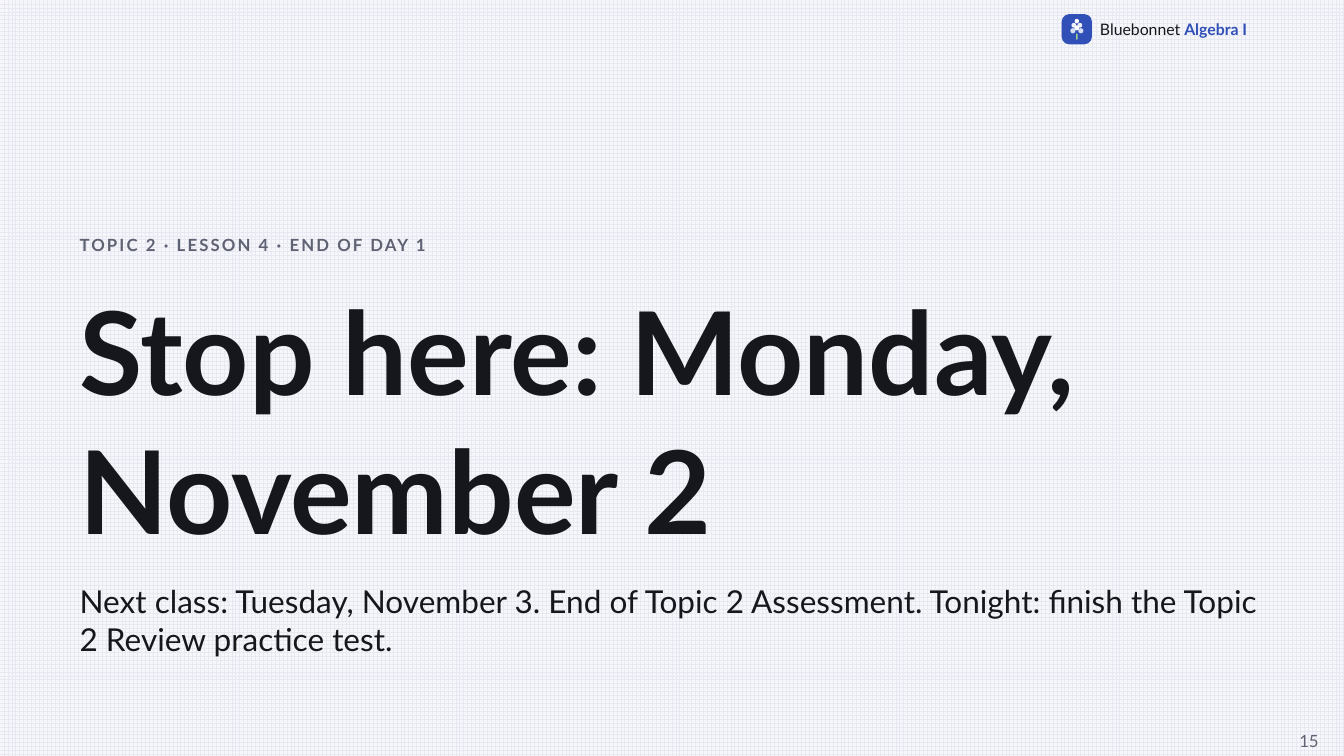
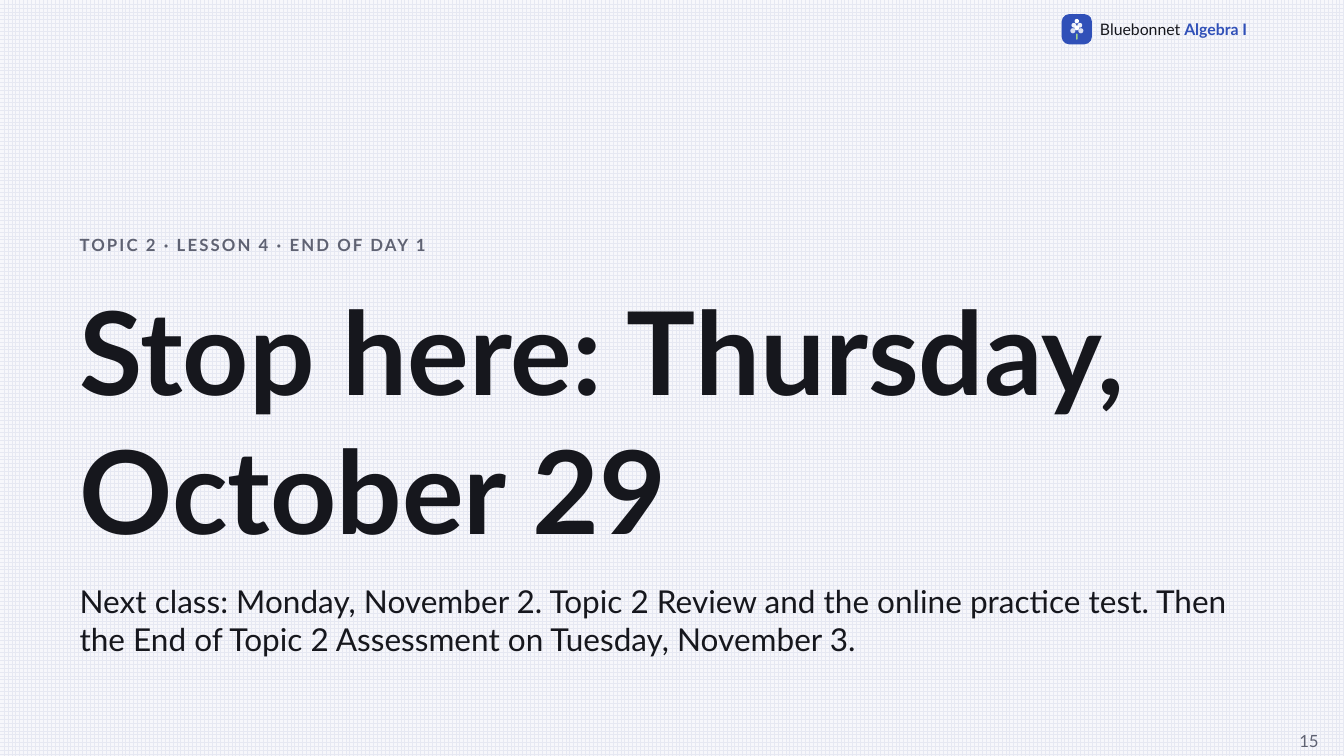
Before and after one commit to Apolloat2022/Algebra1M2U1L4, a slide deck: slide 15 of Module 2 topic 2/t2-lesson4-comparing-linear-functions-catchup.pptx. Drawn at 1344x756 pixels with LibreOffice and Linux fonts; fonts in the diff are those of the drawing. Boxes give left, top, right and bottom in pixels: in the first picture for what was removed or moved away, otherwise in the second. Text is boxed around its words. In the diff, an @@ line names an element or a change of style, - is before the commit and + after.

```diff
--- a/Module 2 topic 2/t2-lesson4-comparing-linear-functions-catchup.pptx
+++ b/Module 2 topic 2/t2-lesson4-comparing-linear-functions-catchup.pptx
@@ text at (80,309,1125,535): text changed @@
-Stop here: Monday, November 2
+Stop here: Thursday, October 29
@@ text at (80,589,1226,657): text changed @@
-Next class: Tuesday, November 3. End of Topic 2 Assessment. Tonight: finish the Topic 2 Review practice test.
+Next class: Monday, November 2. Topic 2 Review and the online practice test. Then the End of Topic 2 Assessment on Tuesday, November 3.
```
Also in this commit, not shown: 4 other slides changed, 40 other files.
